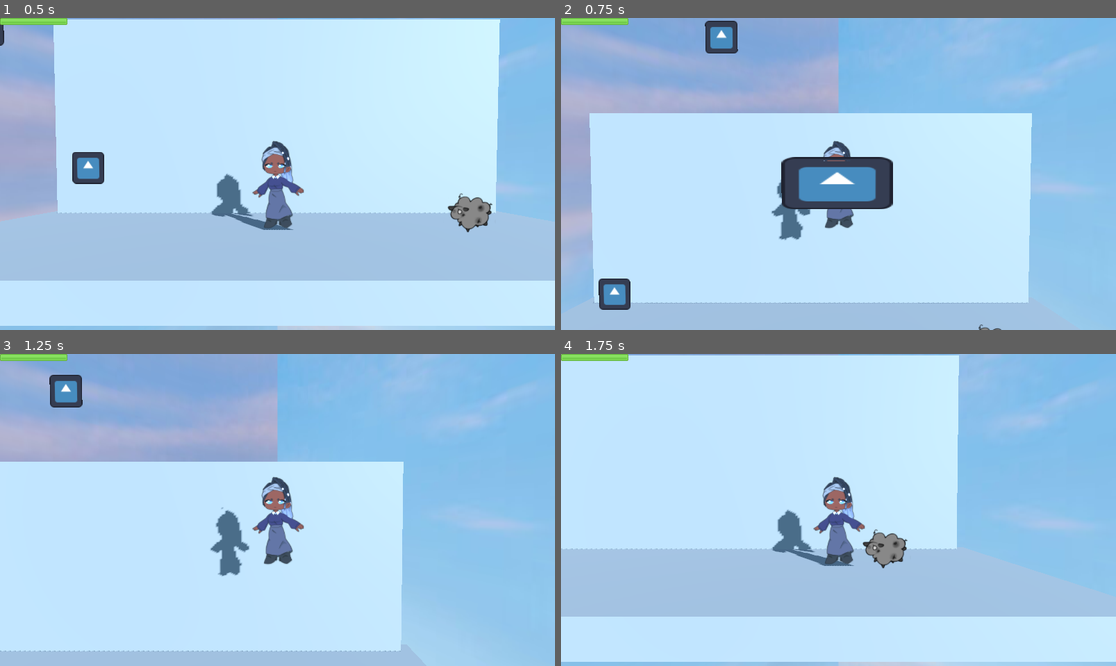
Above: before the commit, frames 1-4 (two rows, left to right).
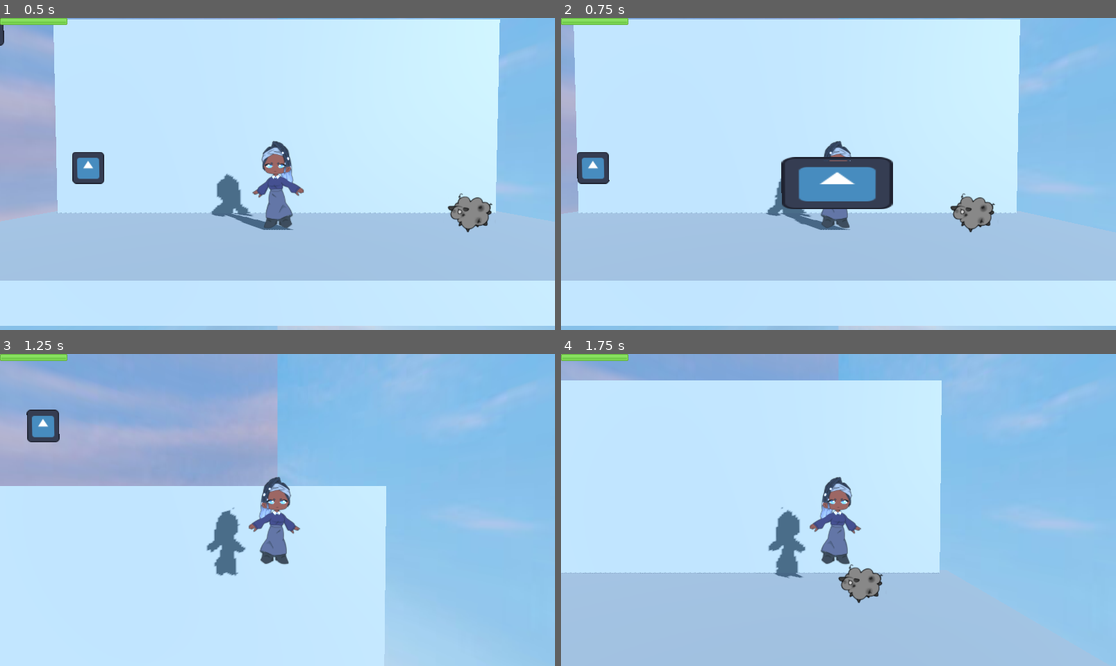
Above: after the commit, the same moments.

Repository: m-tsoi/Dust-Busters
Game: Godot game, scene res://scenes/levels/level.tscn
Two runs of this game, one before a commit and one after it. Both use one fixed random seed, a clock stepped at 60 frames per second and the inputs below. The engine's default icon, where the game draws it, is replaced by a stand-in: a white triangle on a blue panel in a dark square.
Inputs:
- Up to frame 1 (0.5 s): no input
- Up to frame 2 (0.75 s): tap Enter (ui_accept) at 0.5 s; hold Right (move_right) from 0.53 s (still down); tap Z (basic_attack) at 0.6 s
- Up to frame 3 (1.25 s): keep holding Right (move_right); tap Space (jump) at 0.77, 1.07 s; tap Enter (ui_accept) at 0.8 s
- Up to frame 4 (1.75 s): release Right (move_right) at 1.28 s; hold Down (ui_down) from 1.28 s (still down); tap Enter (ui_accept) at 1.35 s; tap Space (jump) at 1.52, 1.55 s

Frame 1 is identical in both runs. In frame 2, 53% of the frame differs, in the area x 0-100%, y 0-100%; in frame 3, 13%; in frame 4, 29%.

Commit message:
player now can face left and right, add groups for player attacks, refactor some code

Diff:
--- a/scenes/enemies/enemy.gd
+++ b/scenes/enemies/enemy.gd
@@ -15,5 +15,7 @@
 
 func _on_hurtbox_area_shape_entered(area_rid, area, area_shape_index, local_shape_index):
 	print("Area ", area_rid, " ", area, " entered enemy's hurtbox")
-	health -= 2
+	if area.is_in_group("player_basic_attack"):
+		print("Enemy has received player's basic attack")
+		health -= 2
 	print("Enemy health: ", health)
--- a/scenes/player/CharacterBody3D.gd
+++ b/scenes/player/player.gd
@@ -6,23 +6,29 @@
 
 var hitbox_scene: PackedScene = preload("res://scenes/player/player_hitbox.tscn")
 var gravity = ProjectSettings.get_setting("physics/3d/default_gravity")
-var hitbox
+
+var basic_attack_hitbox: Node
 var is_attacking: bool = false
-var health = 5
+var health: int = 5
 var enemies_touching: int = 0
 var invulnerable: bool = false
+var is_facing_left: bool = true
 
 func _process(delta):
+	# Basic attack
 	if Input.is_action_just_pressed("basic_attack") and not is_attacking:
 		is_attacking = true
-		hitbox = hitbox_scene.instantiate()
-		add_child(hitbox)
+		basic_attack_hitbox = hitbox_scene.instantiate()
+		basic_attack_hitbox.add_to_group("player_basic_attack")
+		add_child(basic_attack_hitbox)
 		var timer := Timer.new()
 		add_child(timer)
 		timer.wait_time = 0.5
 		timer.one_shot = true
 		timer.start()
 		timer.connect("timeout", _on_basic_attack_hitbox_timer_timeout)
+
+	# Take damage from enemy
 	if enemies_touching > 0:
 		if (not invulnerable):
 			#TODO: Play animation, play sound, death
@@ -40,9 +46,17 @@
 		elif (invulnerable):
 			pass
 
+	# Change facing direction
+	if not is_facing_left and Input.is_action_just_pressed("move_left"):
+		is_facing_left = true
+		$Sprite3D.flip_h = false
+	elif is_facing_left and Input.is_action_just_pressed("move_right"):
+		is_facing_left = false
+		$Sprite3D.flip_h = true
+
 func _on_basic_attack_hitbox_timer_timeout() -> void:
 	print("Timer timeouted")
-	hitbox.queue_free()
+	basic_attack_hitbox.queue_free()
 	is_attacking = false
 
 func _on_invuln_timer_timeout() -> void:
@@ -66,12 +80,12 @@
 		current_speed = current_speed / 1.5
 
 	# Handle Jump.
-	if Input.is_action_just_pressed("ui_accept") and is_on_floor():
+	if Input.is_action_just_pressed("jump") and is_on_floor():
 		velocity.y = JUMP_VELOCITY
 
 	# Get the input direction and handle the movement/deceleration.
 	# As good practice, you should replace UI actions with custom gameplay actions.
-	var input_dir = Input.get_vector("ui_left", "ui_right", "ui_up", "ui_down")
+	var input_dir = Input.get_vector("move_left", "move_right", "ui_up", "ui_down")
 	var direction = (transform.basis * Vector3(input_dir.x, 0, input_dir.y)).normalized()
 	if direction:
 		velocity.x = direction.x * current_speed
--- a/scenes/player/player.tscn
+++ b/scenes/player/player.tscn
@@ -1,17 +1,17 @@
 [gd_scene load_steps=4 format=3 uid="uid://dx8rx7gnu3ppx"]
 
-[ext_resource type="Script" path="res://scenes/player/CharacterBody3D.gd" id="1_0731h"]
+[ext_resource type="Script" path="res://scenes/player/player.gd" id="1_a45kt"]
 [ext_resource type="Texture2D" uid="uid://di0dylbkcnc7w" path="res://graphics/blue.png" id="2_roo1q"]
 
 [sub_resource type="CapsuleShape3D" id="CapsuleShape3D_o0btn"]
 radius = 2.4655
 height = 7.0
 
-[node name="Player" type="CharacterBody3D"]
+[node name="Player" type="CharacterBody3D" groups=["player_basic_attack", "player_special_attack"]]
 collision_layer = 2
 collision_mask = 11
 axis_lock_linear_z = true
-script = ExtResource("1_0731h")
+script = ExtResource("1_a45kt")
 
 [node name="Camera3D" type="Camera3D" parent="."]
 transform = Transform3D(1, 0, 0, 0, 0.999848, 0.0174524, 0, -0.0174524, 0.999848, 0.1, 1, 14)
